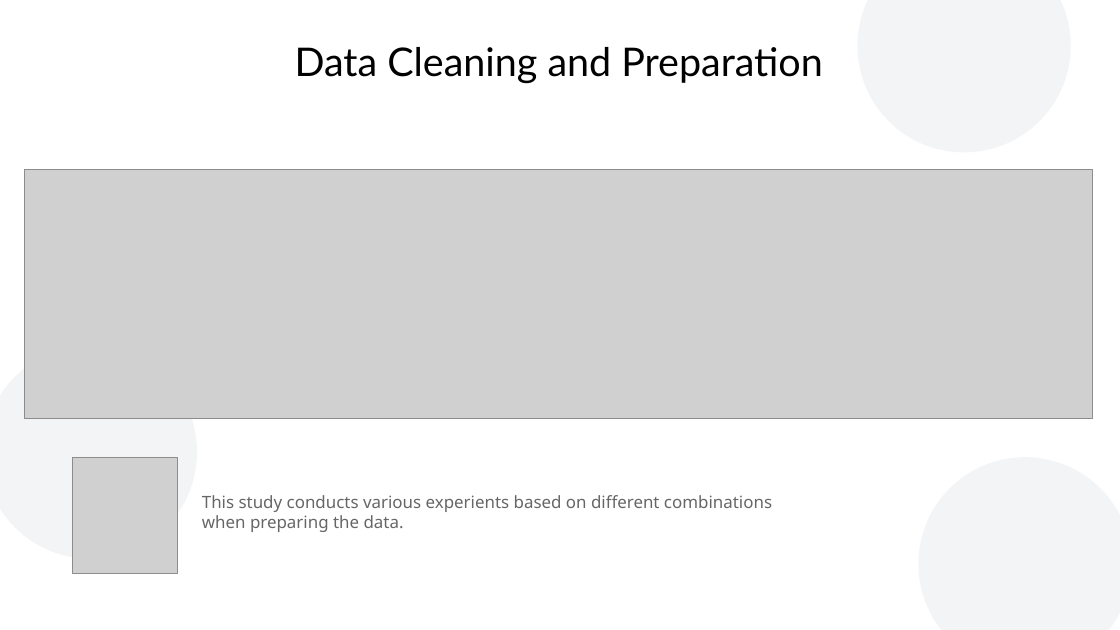
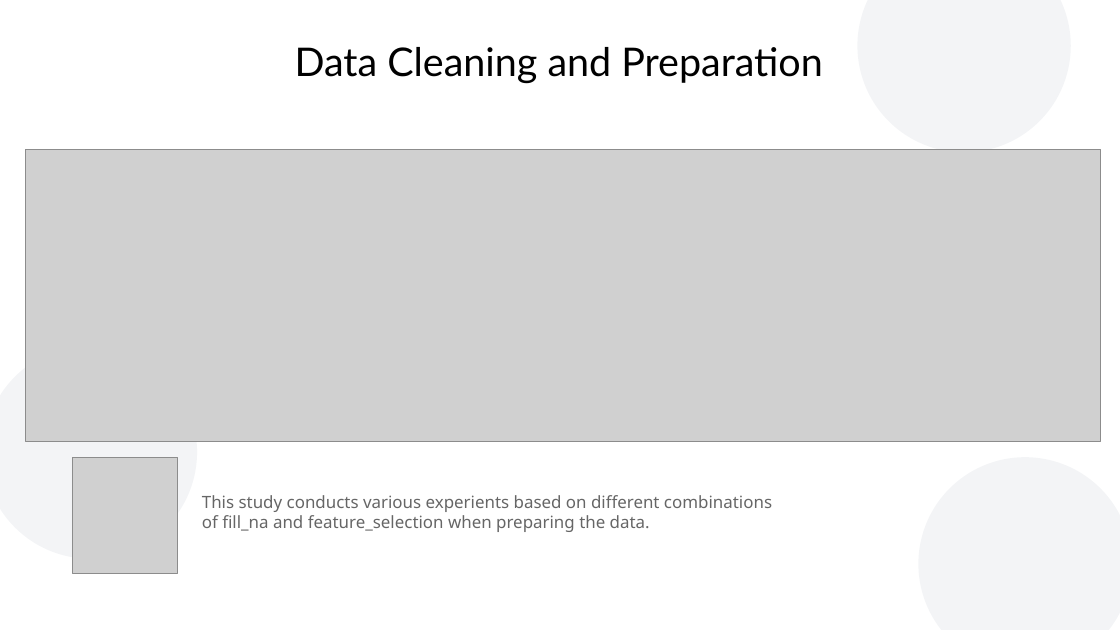
Before and after one commit to quickheaven/scs-3253-machine-learning, a slide deck: slide 11 of documentation/Detection and categorization of malicious URLs.odp. Drawn at 1120x630 pixels with LibreOffice and Linux fonts; fonts in the diff are those of the drawing; grey boxes stand for pictures; background and template pictures are left out. Boxes give left, top, right and bottom in pixels: in the first picture for what was removed or moved away, otherwise in the second. Text is boxed around its words. In the diff, an @@ line names an element or a change of style, - is before the commit and + after.

Commit message:
Added the graphs that shows the changes after the preparation of data.

```diff
--- a/documentation/Detection and categorization of malicious URLs.odp
+++ b/documentation/Detection and categorization of malicious URLs.odp
@@ picture: place and size @@
-picture at [24, 170, 1093, 419]
+picture at [25, 149, 1101, 441]
@@ text at [202, 495, 772, 532]: text changed @@
-This study conducts various experients based on different combinations when preparing the data.
+This study conducts various experients based on different combinations of fill_na and feature_selection when preparing the data.
```
Also in this commit, not shown: 3 other slides changed, 2 slides added, 3 other files.
